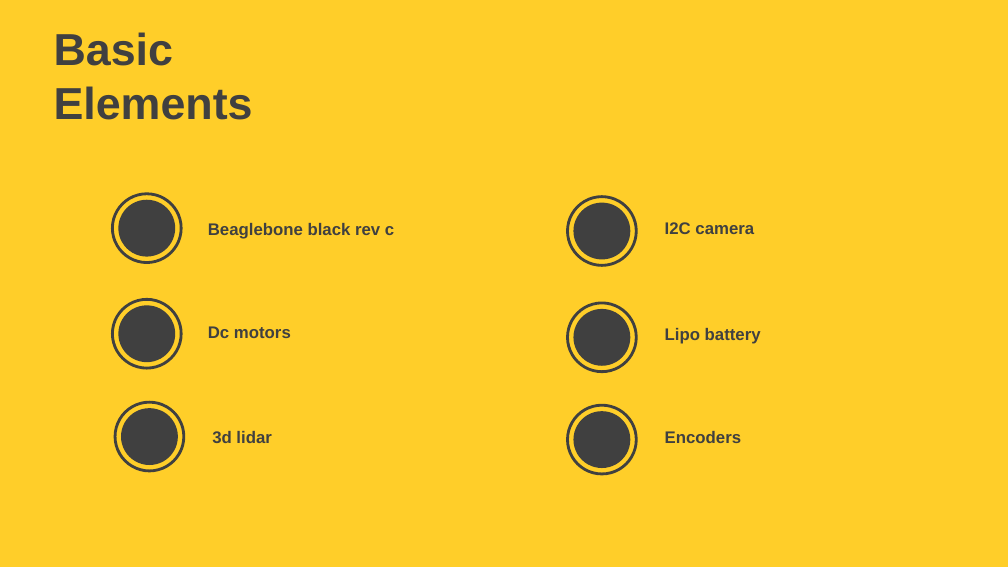
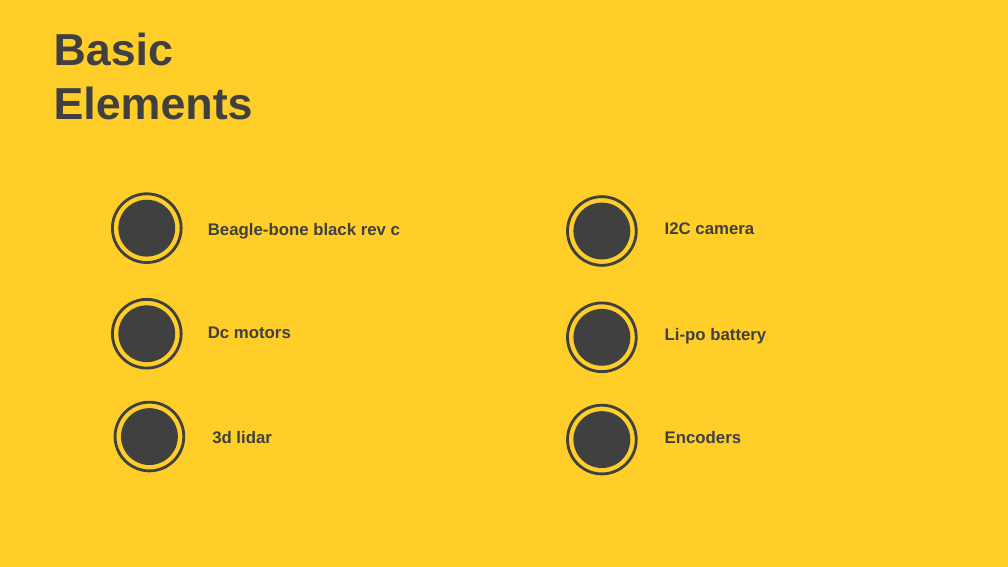
Before and after one commit to AmmarNaser/Autonomous-Mobile-Robot, a slide deck: slide 15 of docs/AMR-MUST.pptx (slide 13 before the commit). Drawn at 1008x567 pixels with LibreOffice and Linux fonts; fonts in the diff are those of the drawing. Boxes give left, top, right and bottom in pixels: in the first picture for what was removed or moved away, otherwise in the second. Text is boxed around its words. In the diff, an @@ line names an element or a change of style, - is before the commit and + after.

```diff
--- a/docs/AMR-MUST.pptx
+++ b/docs/AMR-MUST.pptx
@@ text at <box>208,223,400,239</box>: text changed @@
-Beaglebone black rev c
+Beagle-bone black rev c
@@ text at <box>665,328,766,344</box>: text changed @@
-Lipo battery
+Li-po battery
```
Also in this commit, not shown: 3 other slides changed, 2 slides added.
